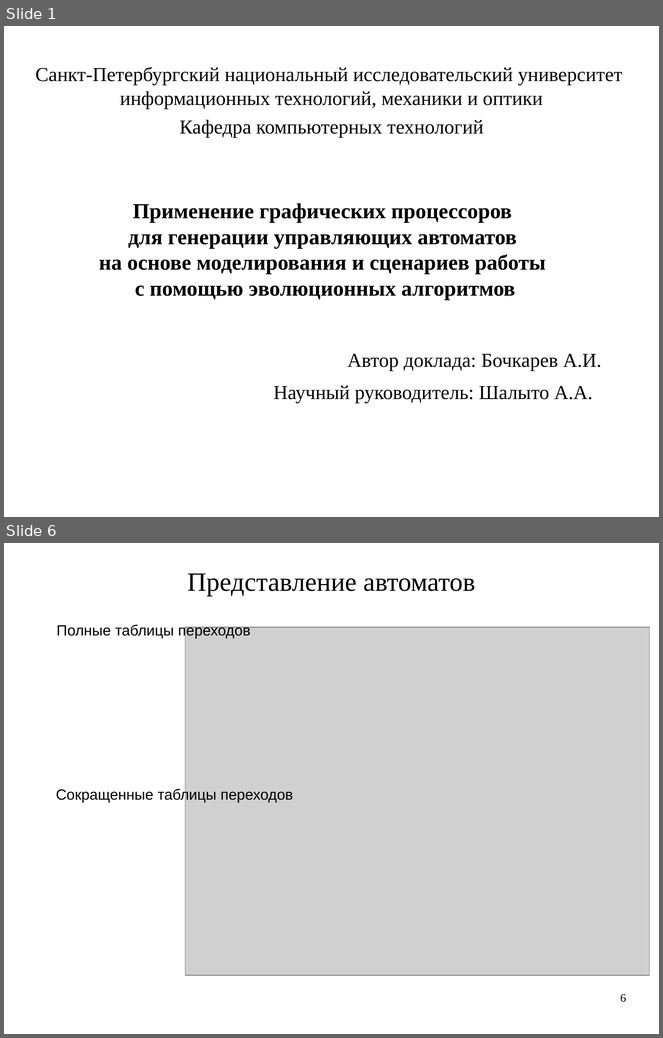
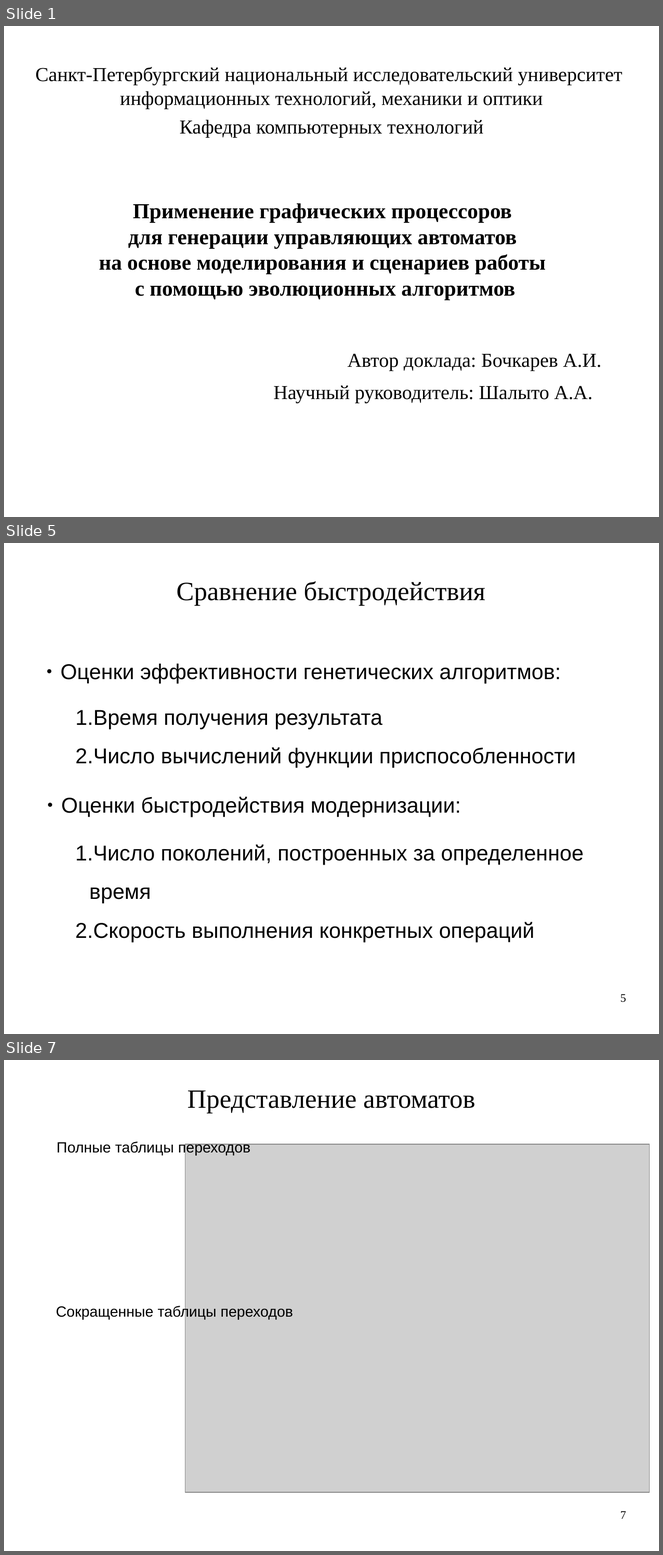
Before and after one commit to artem-bochkarev/master-work, a slide deck: Papers/PresentationKMU.odp. Shown one above the other, each under a label of ours: slides 1 and 6 before the commit, slides 1, 5 and 7 after it; the slides between them are not shown. The pictures are 663x1038 and 663x1555 pixels, drawn with LibreOffice and Linux fonts; fonts in the diff are those of the drawing; grey boxes stand for pictures. Boxes give left, top, right and bottom in pixels: in the first picture for what was removed or moved away, otherwise in the second. Text is boxed around its words. In the diff, an @@ line names an element or a change of style, - is before the commit and + after.

```diff
--- a/Papers/PresentationKMU.odp
+++ b/Papers/PresentationKMU.odp
@@ slide 5 added at [4,543,659,1034], background #FFFFFF @@
@@ text added at [177,581,486,605], 32 pt, text #000000 @@
+Сравнение быстродействия
@@ text added at [61,664,561,683], 26 pt, text #000000 @@
+● Оценки эффективности генетических алгоритмов:
@@ text added at [75,710,576,768], 26 pt, text #000000 @@
+1. Время получения результата
+2. Число вычислений функции приспособленности
@@ text added at [61,797,461,817], 26 pt, text #000000 @@
+● Оценки быстродействия модернизации:
@@ text added at [75,845,584,942], 26 pt, text #000000 @@
+1. Число поколений, построенных за определенное время
+2. Скорость выполнения конкретных операций
@@ page number added at [621,994,626,1003], 14 pt, text #000000 @@
+5
@@ what was slide 6 is now slide 7 @@
@@ page number at [621,1511,626,1519]: text changed @@
-6
+7
```
Also in this commit, not shown: 12 slides changed, 5 other slides added, 2 slides removed, 6 other files.
